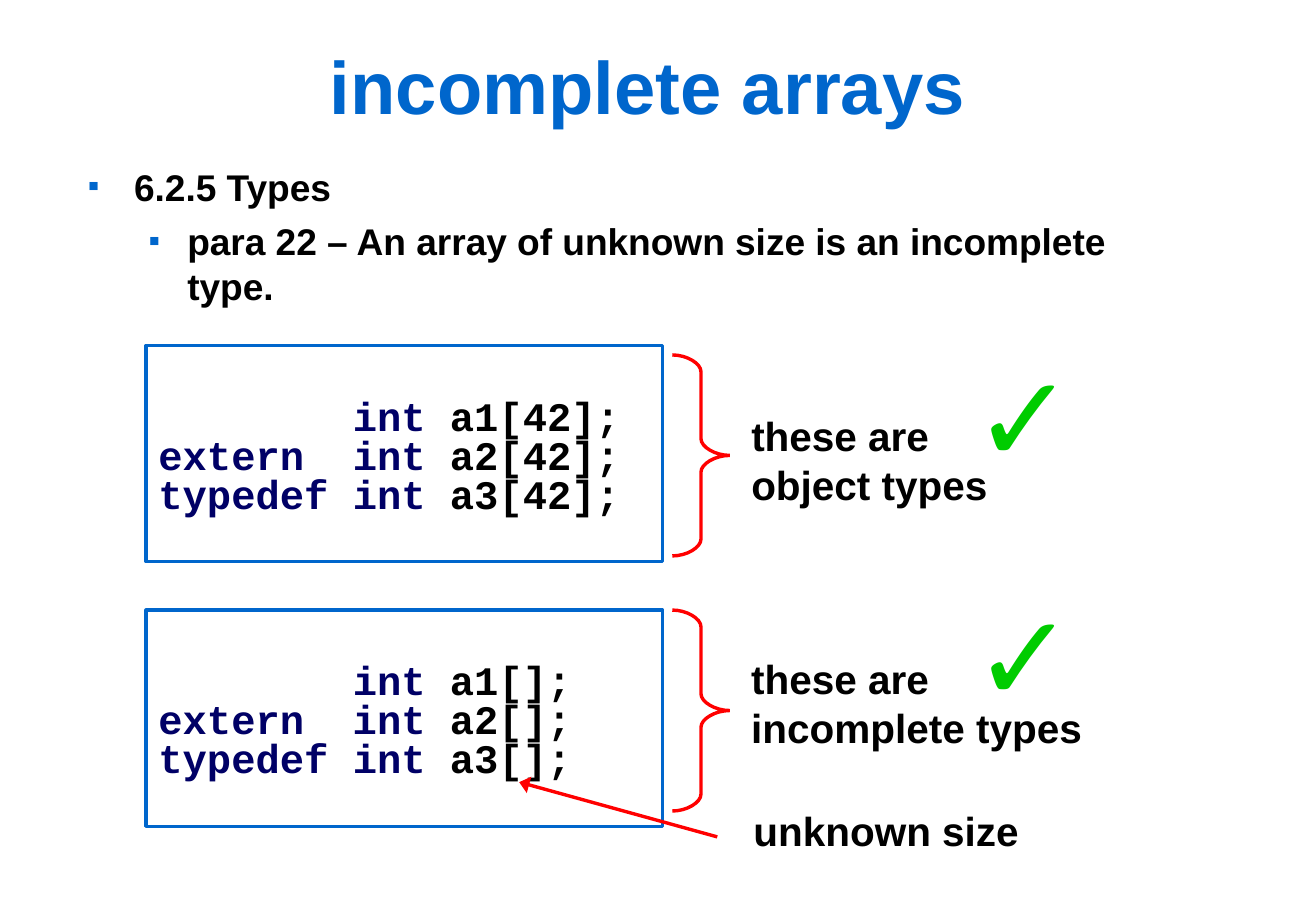
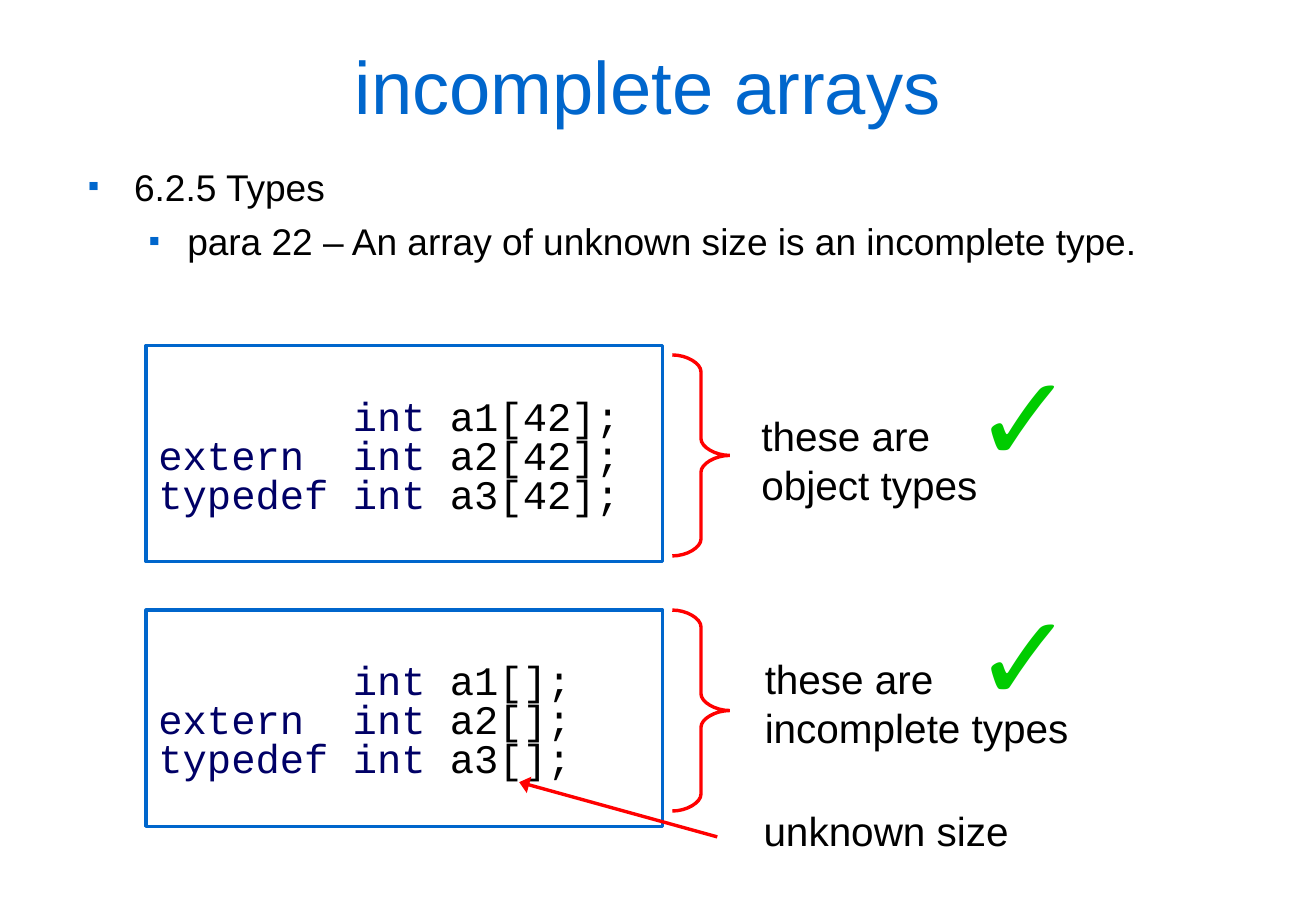
Before and after one commit to JonJagger/two-day-courses, a slide deck: slide 9 of ca/New 1 Incomplete Types.odp. Drawn at 1316x911 pixels with LibreOffice and Linux fonts; fonts in the diff are those of the drawing. Boxes give left, top, right and bottom in pixels: in the first picture for what was removed or moved away, otherwise in the second. Text is boxed around its words. In the diff, an @@ line names an element or a change of style, - is before the commit and + after.

```diff
--- a/ca/New 1 Incomplete Types.odp
+++ b/ca/New 1 Incomplete Types.odp
@@ text "these are object types": place and size @@
-text "these are object types" at box(751, 421, 988, 508)
+text "these are object types" at box(761, 421, 978, 508)
@@ bold off in 7 elements at box(134, 175, 1136, 262), box(146, 609, 662, 826), box(146, 345, 662, 561), box(355, 60, 940, 128), box(761, 421, 978, 508), box(764, 816, 1009, 847), box(765, 664, 1069, 751) @@
@@ text "these are incomplete types": place and size @@
-text "these are incomplete types" at box(751, 664, 1082, 751)
+text "these are incomplete types" at box(765, 664, 1069, 751)
@@ text "unknown size": place and size @@
-text "unknown size" at box(753, 816, 1019, 847)
+text "unknown size" at box(764, 816, 1009, 847)
```
Also in this commit, not shown: 16 other slides changed, 1 slide added.
